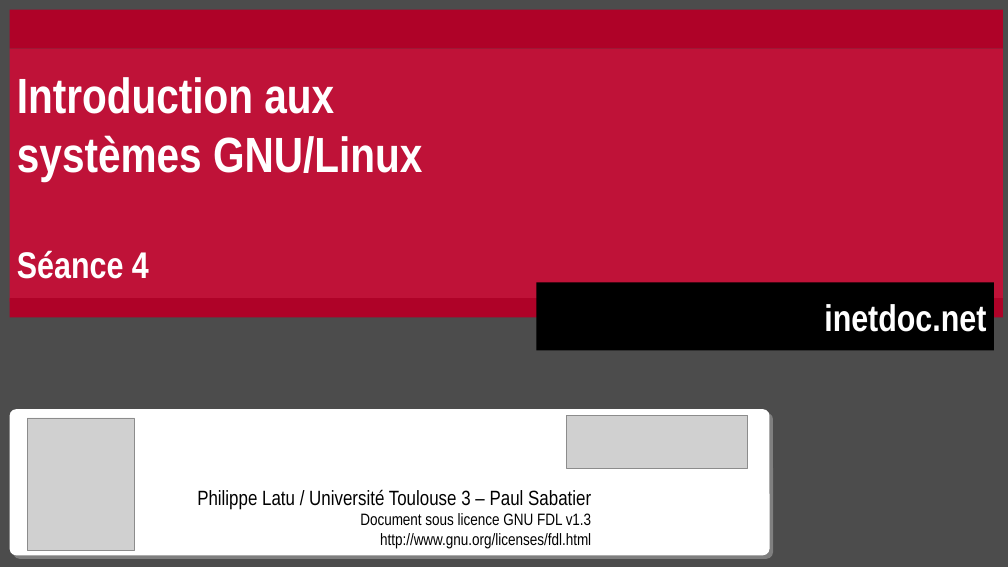
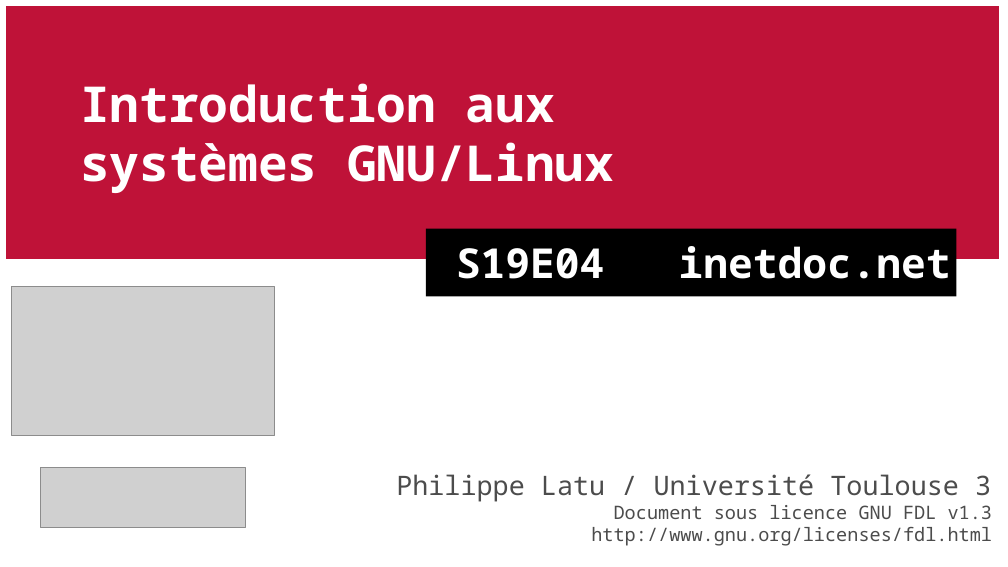
Before and after one commit to platu/inetdoc, a slide deck: slide 1 of presentations/sysadm-base-4/sysadm-base-4.odp. Drawn at 1008x567 pixels with LibreOffice and Linux fonts; fonts in the diff are those of the drawing; grey boxes stand for pictures. Boxes give left, top, right and bottom in pixels: in the first picture for what was removed or moved away, otherwise in the second. Text is boxed around its words. In the diff, an @@ line names an element or a change of style, - is before the commit and + after.

Commit message:
Introduction aux systèmes GNU/Linux
. Nouvelle version séance 4
. Corrections diverses séances 1, 2 et 3

```diff
--- a/presentations/sysadm-base-4/sysadm-base-4.odp
+++ b/presentations/sysadm-base-4/sysadm-base-4.odp
@@ background #4C4C4C to #FFFFFF @@
@@ rectangle "Introduction aux" moved from (x1=10, y1=48, x2=1004, y2=301) to (x1=6, y1=6, x2=1000, y2=259) @@
@@ rectangle "Introduction aux" at (x1=6, y1=6, x2=1000, y2=259): font Arial Narrow to Noto Sans Mono @@
@@ rectangle removed at (x1=10, y1=10, x2=1004, y2=48) @@
@@ rectangle "S19E04 inetdoc.net" resized from (x1=537, y1=282, x2=995, y2=350) to (x1=426, y1=229, x2=957, y2=296) @@
@@ text in rectangle at (x1=17, y1=250, x2=149, y2=279): paragraph removed @@
-Séance 4
@@ text in rectangle at (x1=456, y1=246, x2=951, y2=279): text changed; size 36 to 40 pt; font Arial Narrow to Noto Sans Mono @@
-inetdoc.net
+S19E04 inetdoc.net
@@ rectangle removed at (x1=10, y1=298, x2=1004, y2=318) @@
@@ picture resized from (x1=567, y1=415, x2=748, y2=468) to (x1=12, y1=287, x2=275, y2=435) @@
@@ picture resized from (x1=27, y1=418, x2=134, y2=551) to (x1=41, y1=468, x2=246, y2=527) @@
@@ text "Philippe Latu / Université Toulouse ..." moved from (x1=10, y1=409, x2=770, y2=555) to (x1=396, y1=474, x2=993, y2=546) @@
@@ text "Philippe Latu / Université Toulouse ..." at (x1=396, y1=474, x2=993, y2=546): vertical alignment bottom to top; fill #FFFFFF to none; shadow off @@
@@ text at (x1=396, y1=474, x2=991, y2=502): text changed; size 20 to 26 pt; font Arial Narrow to Noto Sans Mono; text colour #000000 to #4C4C4C @@
-Philippe Latu / Université Toulouse 3 – Paul Sabatier
+Philippe Latu / Université Toulouse 3
@@ text at (x1=591, y1=505, x2=993, y2=546): size 16 to 18 pt, font Arial Narrow to Noto Sans Mono, text colour #000000 to #4C4C4C in "Document sous licence GNU FDL v1.3", "http://www.gnu.org/licenses/fdl.html"; indent changed @@
```
Also in this commit, not shown: 16 other slides changed, 5 slides added, 5 slides removed, 3 other files.
